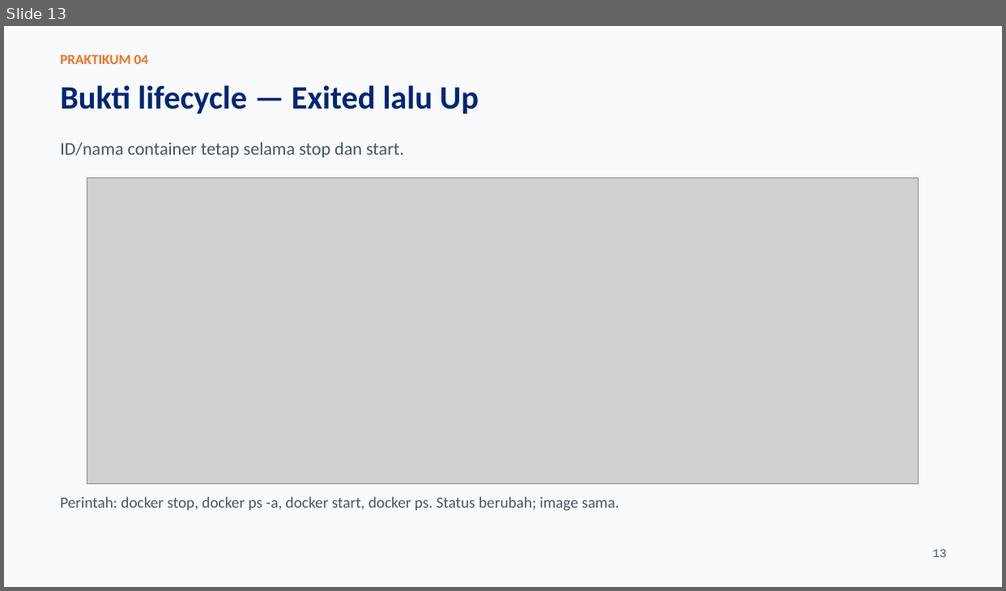
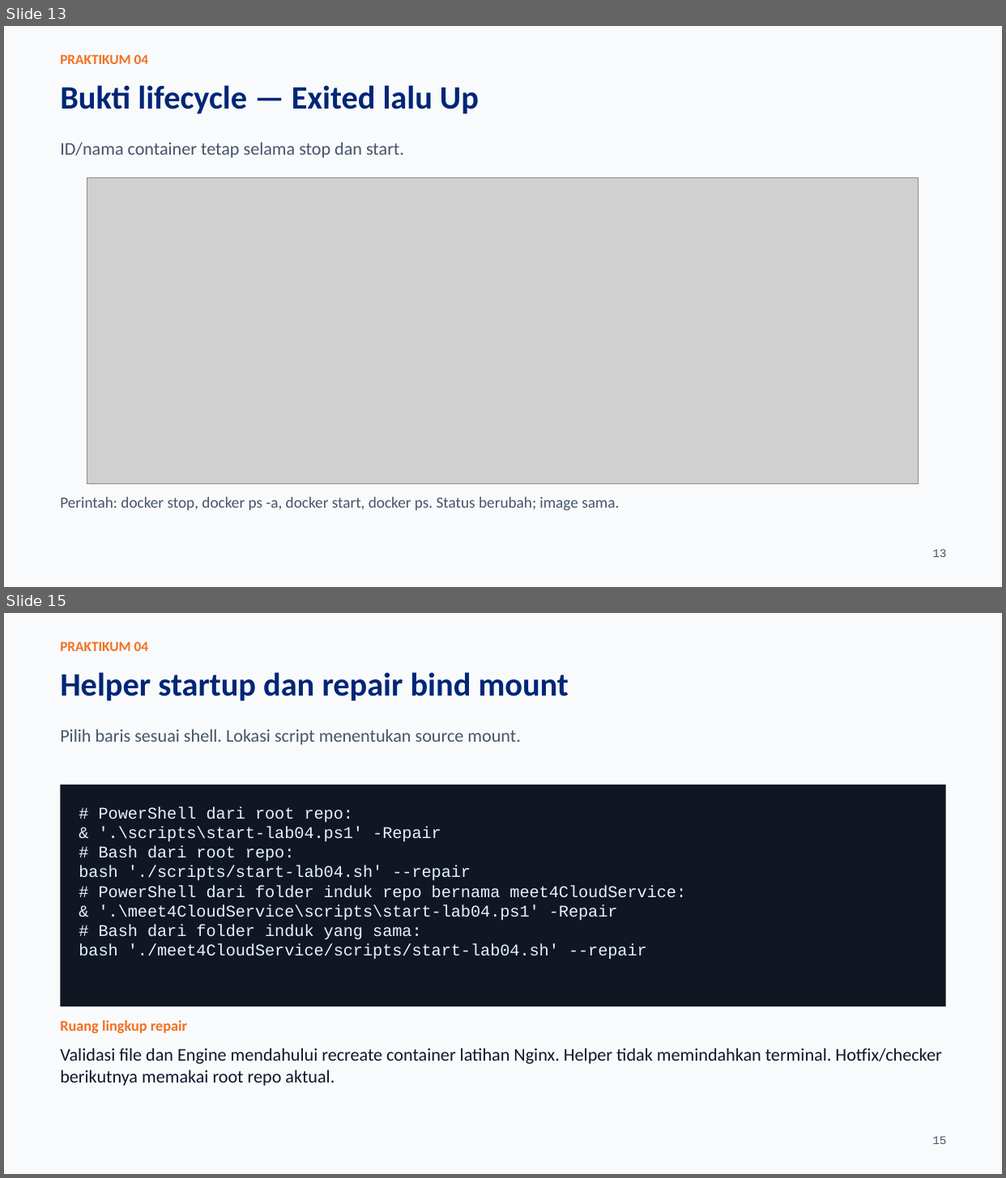
Before and after one commit to SeedFlora/meet4CloudService, a slide deck: slides/LAB04_Docker_Lifecycle_Praktikum.pptx. Shown one above the other, each under a label of ours: slide 13 before the commit, slides 13 and 15 after it; the slides between them are not shown. The pictures are 1006x591 and 1006x1178 pixels, drawn with LibreOffice and Linux fonts; fonts in the diff are those of the drawing; grey boxes stand for pictures. Boxes give left, top, right and bottom in pixels: in the first picture for what was removed or moved away, otherwise in the second. Text is boxed around its words. In the diff, an @@ line names an element or a change of style, - is before the commit and + after.

Commit message:
Fix Lab 04 mounts for any clone location; update guides, evidence and slides

```diff
--- a/slides/LAB04_Docker_Lifecycle_Praktikum.pptx
+++ b/slides/LAB04_Docker_Lifecycle_Praktikum.pptx
@@ slide 15 added at (4, 613, 1002, 1174), background #F8FAFC @@
@@ text added at (60, 641, 148, 651), 13.5 pt, text #F37021, bold @@
+PRAKTIKUM 04
@@ text added at (60, 672, 569, 701), 31.5 pt, text #002677, bold @@
+Helper startup dan repair bind mount
@@ text added at (60, 729, 520, 745), 17.2 pt, text #475569 @@
+Pilih baris sesuai shell. Lokasi script menentukan source mount.
@@ rectangle added at (60, 785, 946, 1007), fill #101722 @@
@@ text added at (79, 807, 686, 960), 15.8 pt, text #E6F3FF @@
+# PowerShell dari root repo:
+& '.\scripts\start-lab04.ps1' -Repair
+# Bash dari root repo:
+bash './scripts/start-lab04.sh' --repair
+# PowerShell dari folder induk repo bernama meet4CloudService:
+& '.\meet4CloudService\scripts\start-lab04.ps1' -Repair
+# Bash dari folder induk yang sama:
+bash './meet4CloudService/scripts/start-lab04.sh' --repair
@@ text added at (60, 1020, 187, 1033), 14.2 pt, text #F37021, bold @@
+Ruang lingkup repair
@@ text added at (60, 1048, 941, 1086), 17.2 pt, text #0F172A @@
+Validasi file dan Engine mendahului recreate container latihan Nginx. Helper tidak memindahkan terminal. Hotfix/checker berikutnya memakai root repo aktual.
@@ text added at (932, 1136, 946, 1144), 11.2 pt, text #475569 @@
+15
```
Also in this commit, not shown: 22 slides changed, 1 other slide added, 7 other files.
